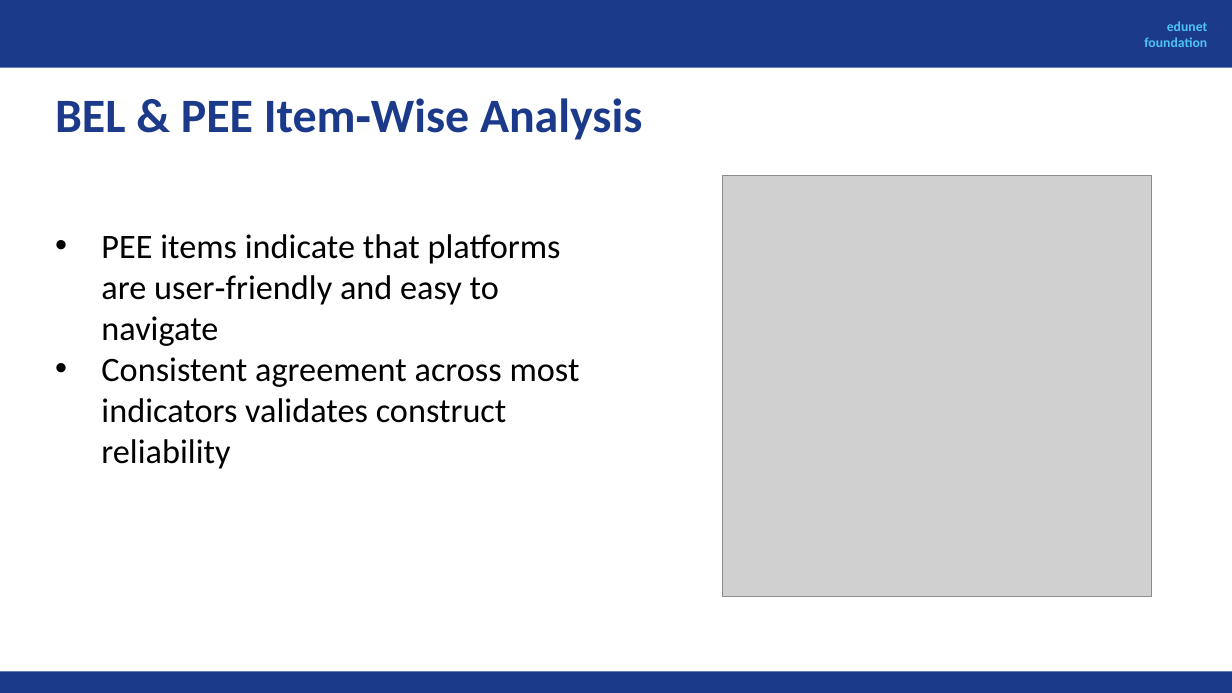
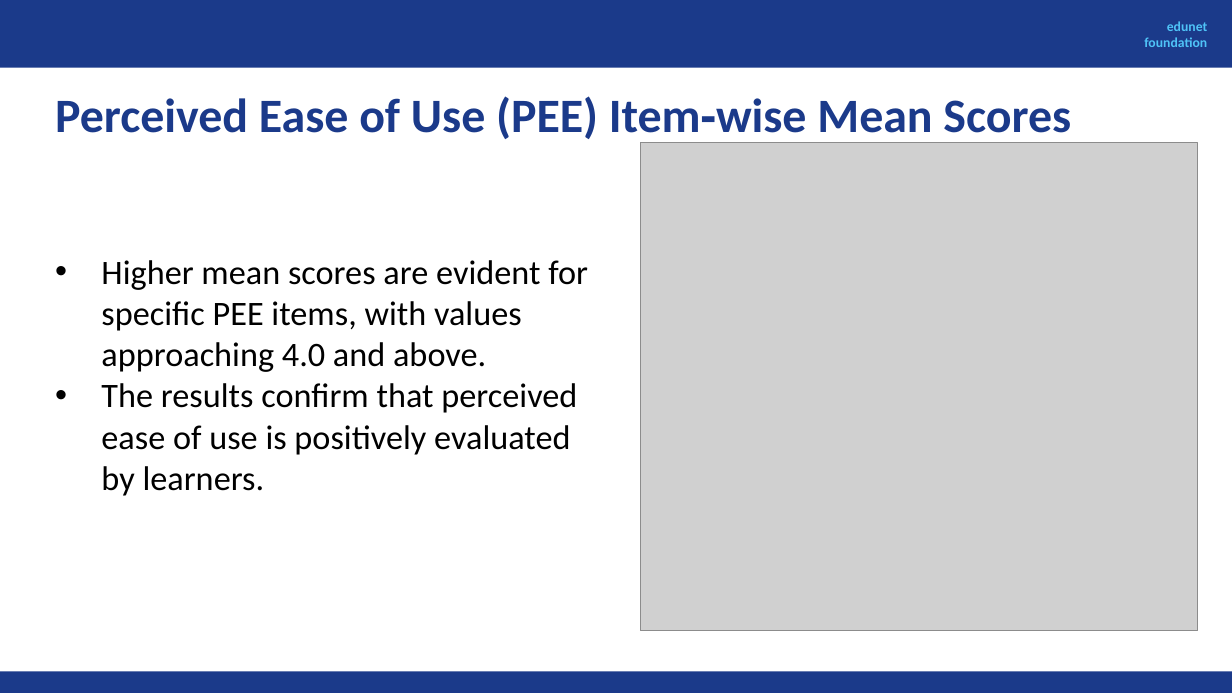
Before and after one commit to preetisingh-crypto/My_Project, a slide deck: slide 16 of AI Fellowship Project on E learning.pptx (slide 17 before the commit). Drawn at 1232x693 pixels with LibreOffice and Linux fonts; fonts in the diff are those of the drawing; grey boxes stand for pictures. Boxes give left, top, right and bottom in pixels: in the first picture for what was removed or moved away, otherwise in the second. Text is boxed around its words. In the diff, an @@ line names an element or a change of style, - is before the commit and + after.

```diff
--- a/AI Fellowship Project on E learning.pptx
+++ b/AI Fellowship Project on E learning.pptx
@@ text at [55,96,1071,144]: text changed @@
-BEL & PEE Item‑Wise Analysis
+Perceived Ease of Use (PEE) Item‑wise Mean Scores
@@ picture: place and size @@
-picture at [722,176,1152,596]
+picture at [641,143,1199,631]
@@ text at [101,260,588,496]: text changed @@
-• PEE items indicate that platforms are user‑friendly and easy to navigate
-• Consistent agreement across most indicators validates construct reliability
+• Higher mean scores are evident for specific PEE items, with values approaching 4.0 and above.
+• The results confirm that perceived ease of use is positively evaluated by learners.
```
Also in this commit, not shown: 4 other slides changed, 2 slides added, 2 slides removed.
